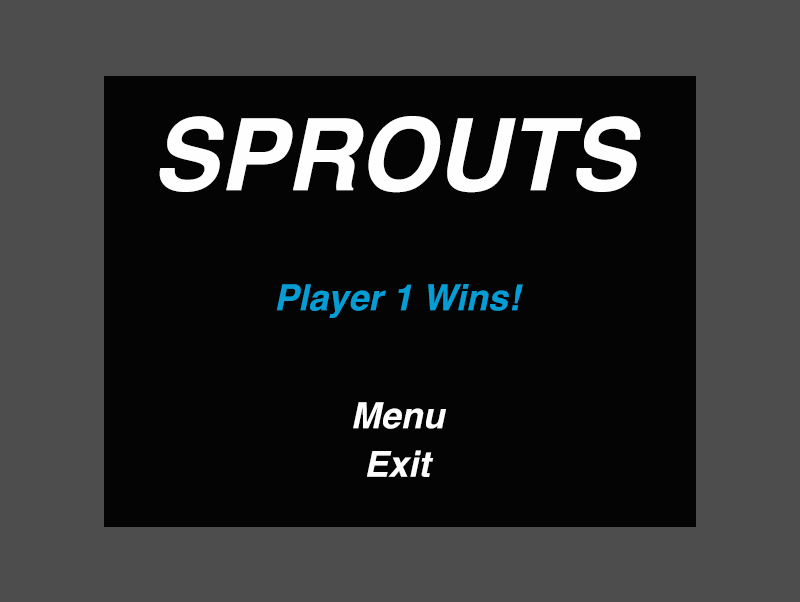
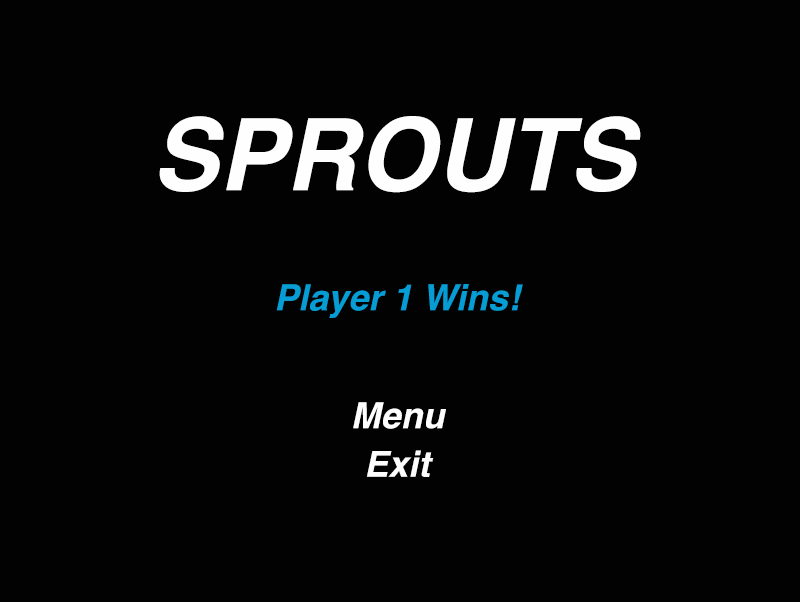
Two versions of the same layered image (800×602). Layer-by-layer changes:
removed layer "Layer 2" over [104, 76, 696, 527]
"Layer 1": opacity 70% → 100% over [0, 0, 800, 602]
